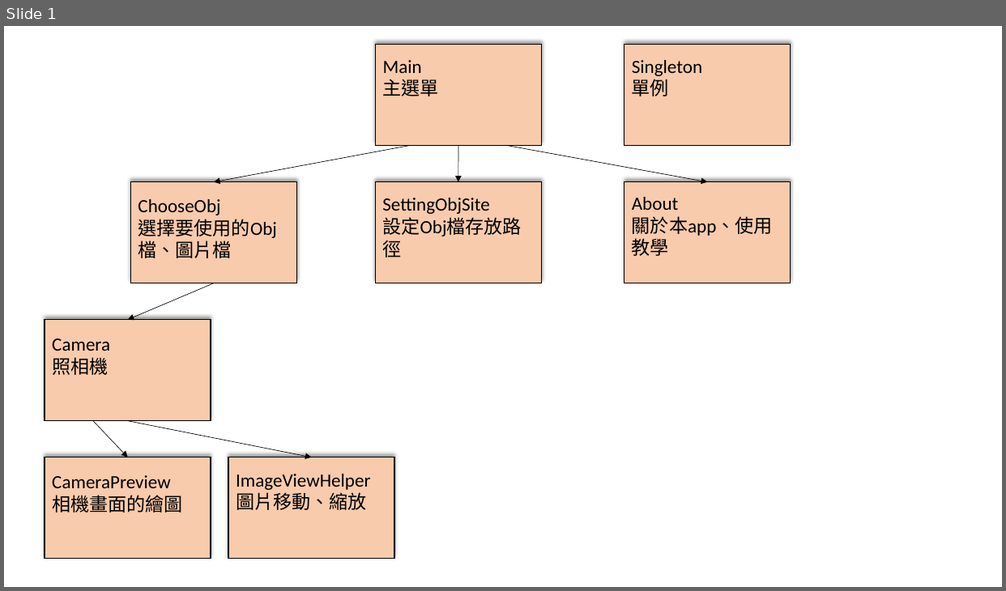
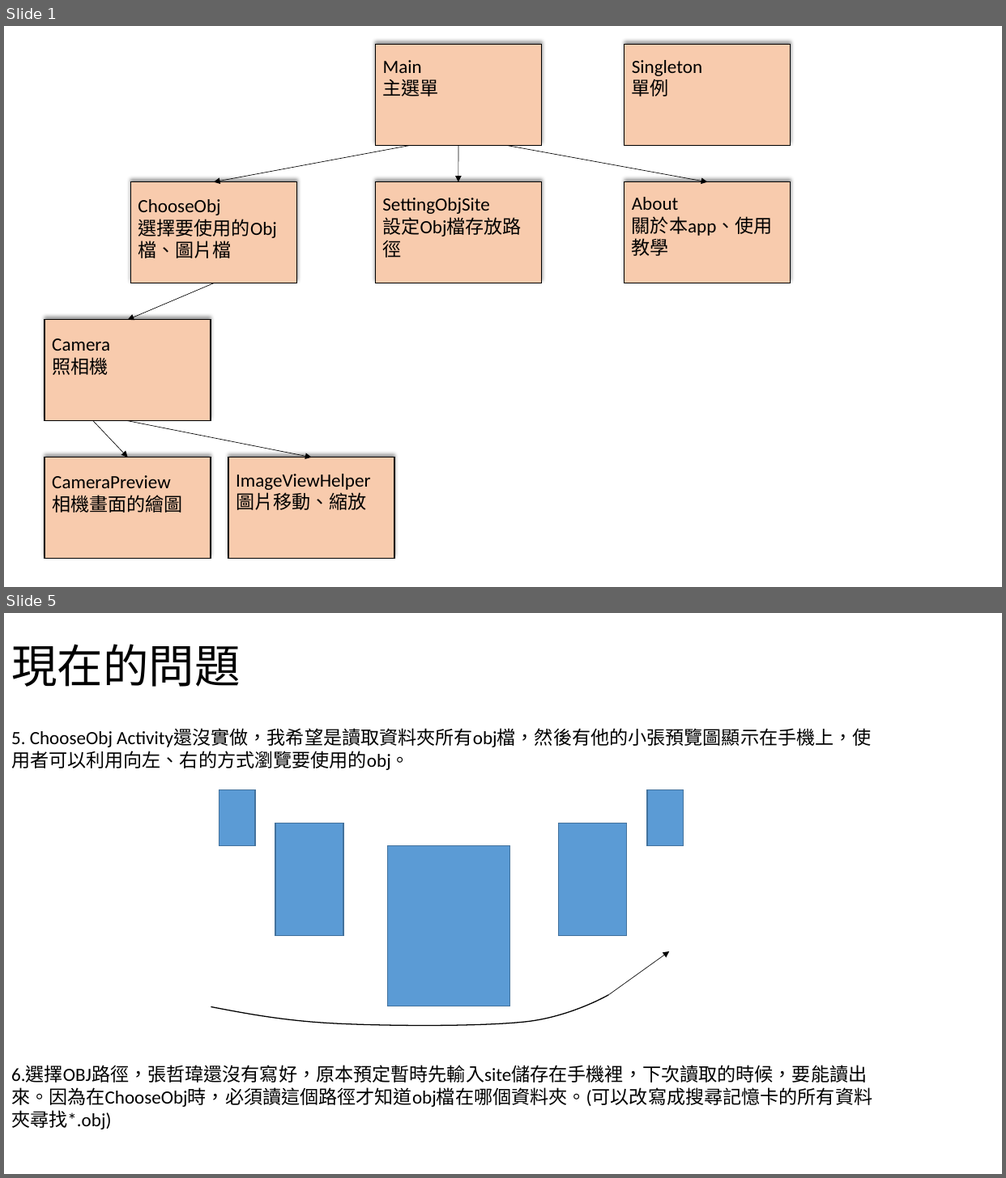
Before and after one commit to Heyyeyaaeyaaaeyaeyaa/baikaeshida, a slide deck: App組/App架構圖.pptx. Shown one above the other, each under a label of ours: slide 1 before the commit, slides 1 and 5 after it; the slides between them are not shown. The pictures are 1006x591 and 1006x1178 pixels, drawn with LibreOffice and Linux fonts; fonts in the diff are those of the drawing. Boxes give left, top, right and bottom in pixels: in the first picture for what was removed or moved away, otherwise in the second. Text is boxed around its words. In the diff, an @@ line names an element or a change of style, - is before the commit and + after.

Commit message:
[修改][app組]新增12/10(二)meeting內容
大偉提出app組問題的內容

```diff
--- a/App組/App架構圖.pptx
+++ b/App組/App架構圖.pptx
@@ slide 5 added at [4,613,1002,1174], background #FFFFFF @@
@@ title added at [11,644,240,687], 44 pt, text #000000 @@
+現在的問題
@@ text added at [11,729,872,1130], 18 pt, text #000000 @@
+5. ChooseObj Activity還沒實做，我希望是讀取資料夾所有obj檔，然後有他的小張預覽圖顯示在手機上，使用者可以利用向左、右的方式瀏覽要使用的obj。
+6.選擇OBJ路徑，張哲瑋還沒有寫好，原本預定暫時先輸入site儲存在手機裡，下次讀取的時候，要能讀出來。因為在ChooseObj時，必須讀這個路徑才知道obj檔在哪個資料夾。(可以改寫成搜尋記憶卡的所有資料夾尋找*.obj)
@@ group added at [211,790,683,1025]: 5 rectangles, 1 freeform shape, 1 arrow @@
```
Also in this commit, not shown: 1 slide changed, 3 other slides added.
